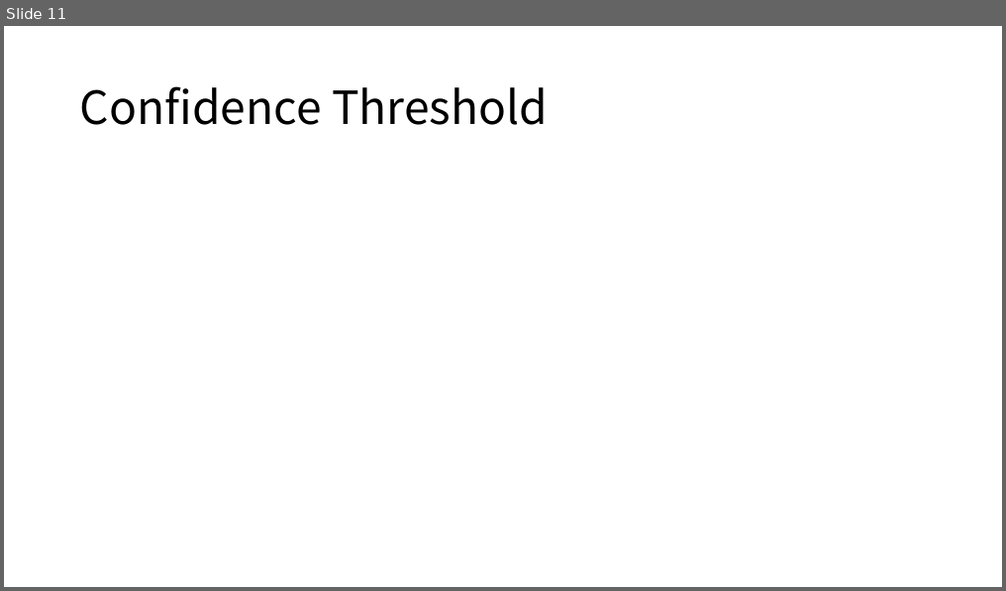
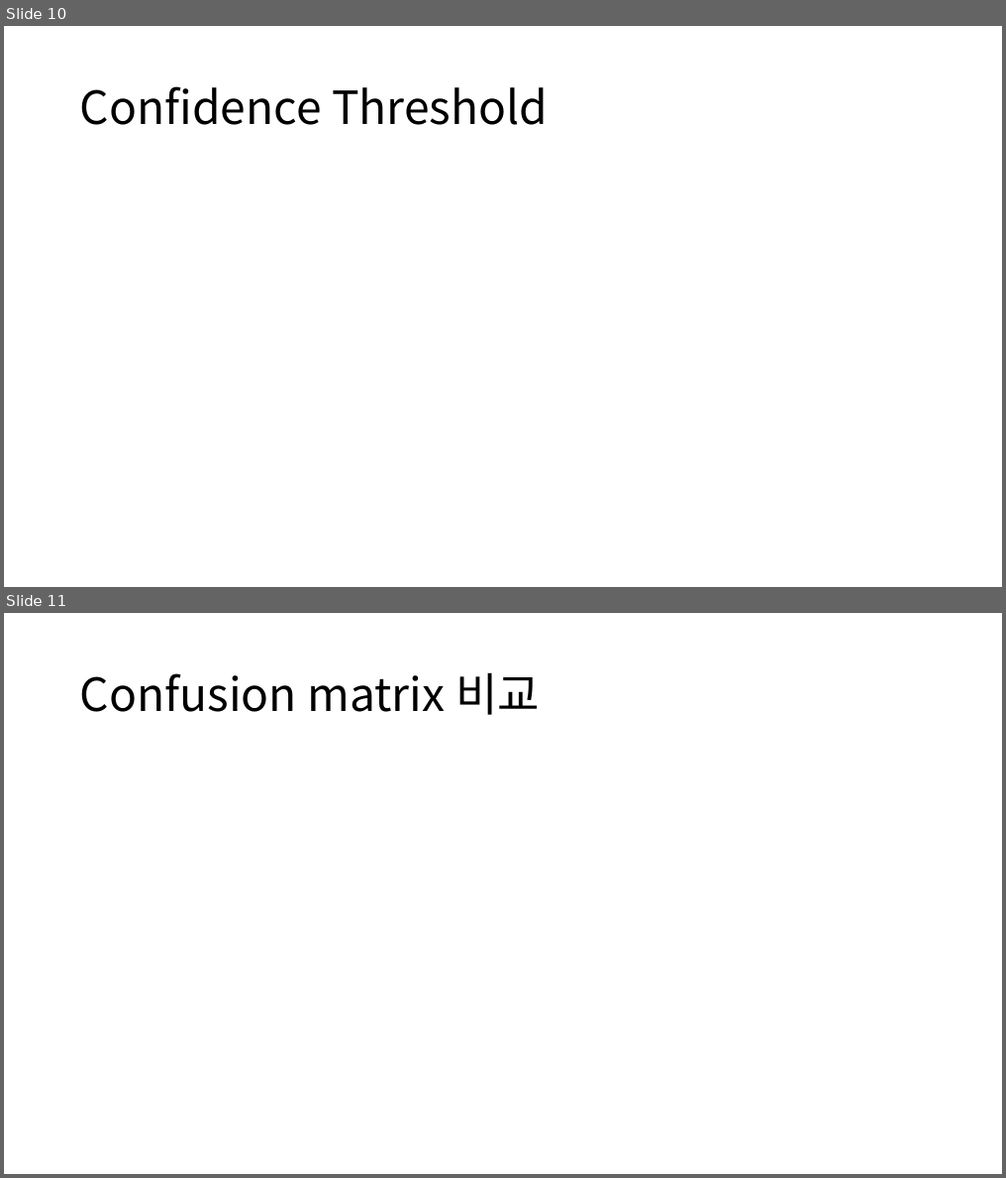
Before and after one commit to Playdata-G-DA35/DA35-final-team2-Item_Classification_RPA, a slide deck: documents/Clothes Detection 모델 보고서.pptx. Shown one above the other, each under a label of ours: slide 11 before the commit, slides 10 and 11 after it. The pictures are 1006x591 and 1006x1178 pixels, drawn with LibreOffice and Linux fonts; fonts in the diff are those of the drawing. Boxes give left, top, right and bottom in pixels: in the first picture for what was removed or moved away, otherwise in the second. Text is boxed around its words. In the diff, an @@ line names an element or a change of style, - is before the commit and + after.

```diff
--- a/documents/Clothes Detection 모델 보고서.pptx
+++ b/documents/Clothes Detection 모델 보고서.pptx
@@ slide 11 added at [4, 613, 1002, 1174], background #FFFFFF @@
@@ title added at [80, 672, 540, 715], 44 pt, text #000000 @@
+Confusion matrix 비교
@@ what was slide 11 is now slide 10 @@
```
Also in this commit, not shown: 8 slides changed, 3 other slides added, 1 slide removed, 1 other file.
